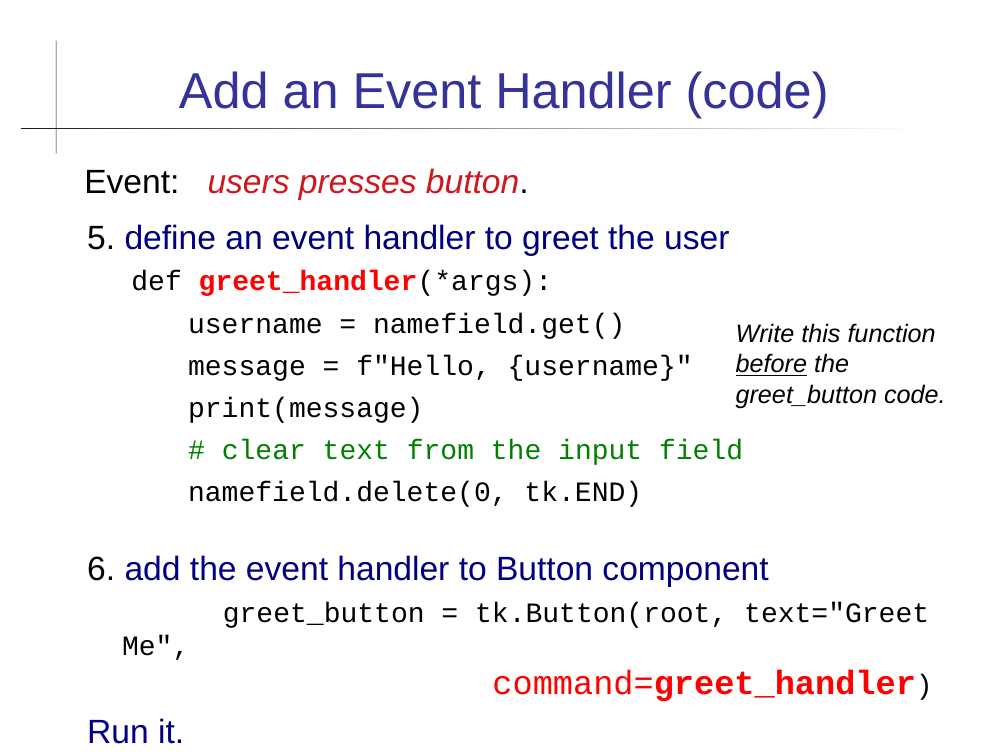
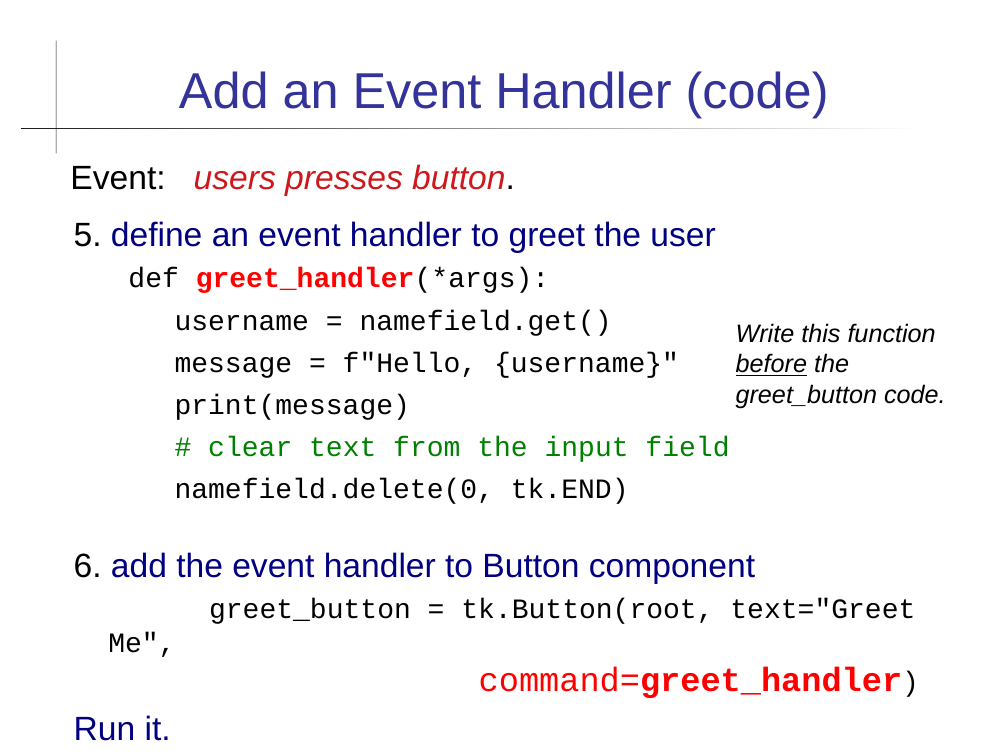
Before and after one commit to cpske/Prog2, a slide deck: slide 10 of graphics/graphics-intro.ppt. Drawn at 1008x756 pixels with LibreOffice and Linux fonts; fonts in the diff are those of the drawing. Boxes give left, top, right and bottom in pixels: in the first picture for what was removed or moved away, otherwise in the second. Text is boxed around its words. In the diff, an @@ line names an element or a change of style, - is before the commit and + after.

```diff
--- a/graphics/graphics-intro.ppt
+++ b/graphics/graphics-intro.ppt
@@ text "Event: users presses button.": place and size @@
-text "Event: users presses button." at [84,168,929,744]
+text "Event: users presses button." at [70,164,915,741]
@@ text at [74,221,915,741]: indent changed @@
```
Also in this commit, not shown: 14 other slides changed, 1 other file.
